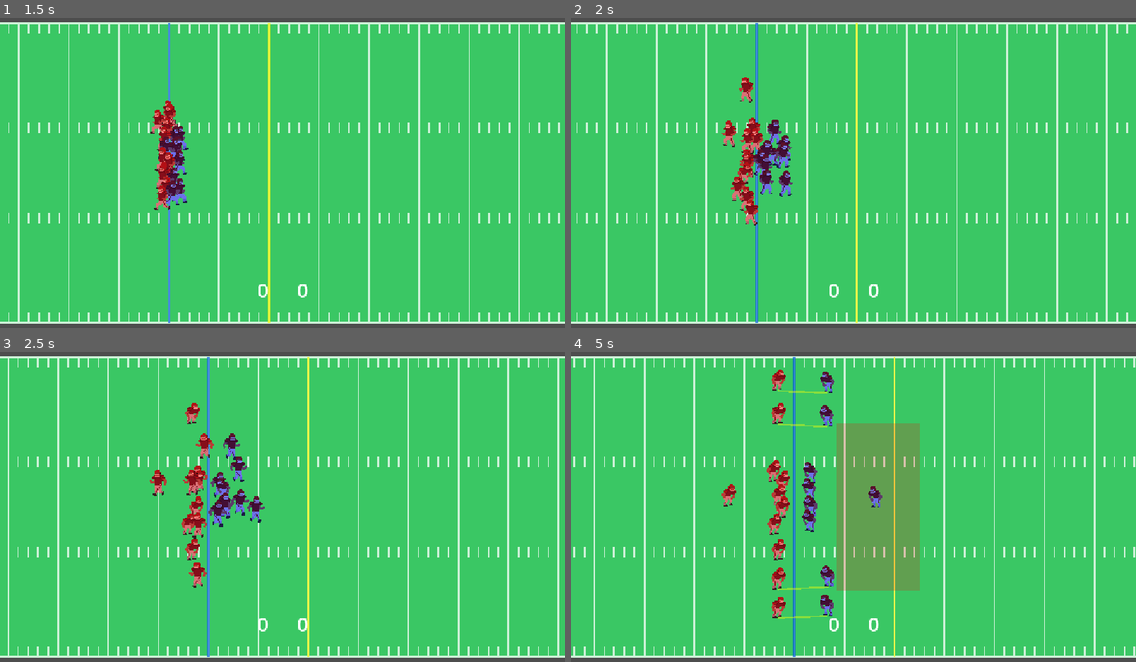
Above: before the commit, frames 1-4 (two rows, left to right).
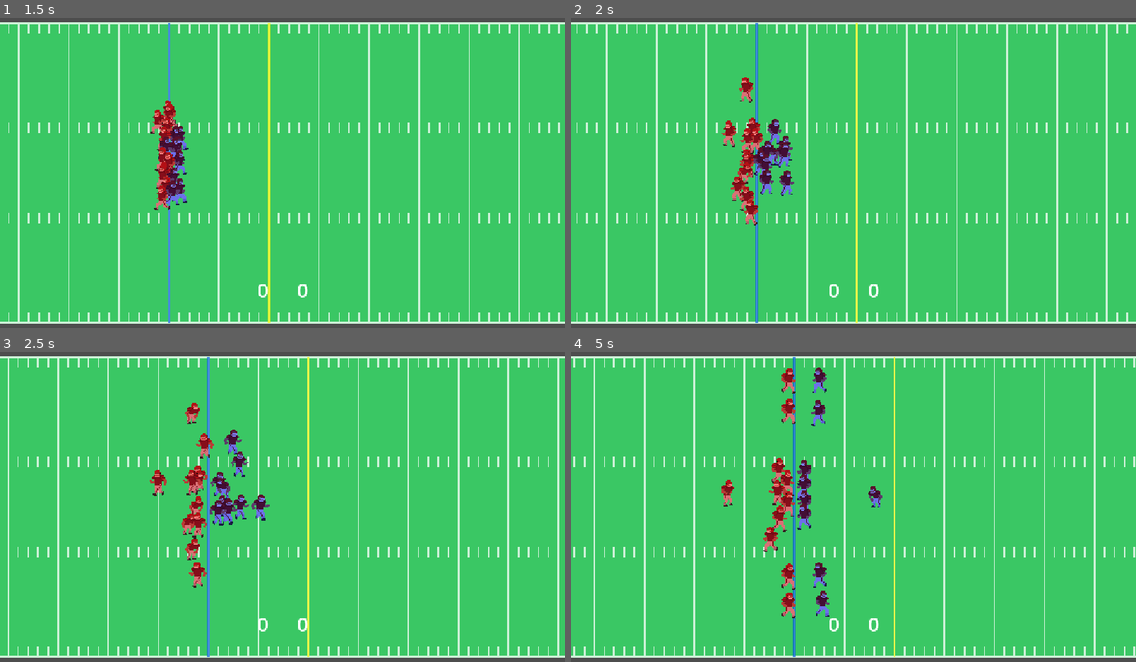
Above: after the commit, the same moments.

Repository: Snares01/Real-Deal-Football
Game: Godot game, scene res://game/game.tscn
The game is run twice, just before and just after one commit, with the same random seed, the same clock (stepped at 60 frames per second) and the same inputs.
Inputs (mouse positions are in pixels of both pictures, inside the frame that each line leads up to):
- Up to frame 1 (1.5 s): tap Enter at 0.5 s; move the mouse to (406, 157) at 0.52 s; click (406, 157) at 0.6 s; move the mouse to (169, 188) at 1.27 s; click (169, 188) at 1.35 s
- Up to frame 2 (2 s): no input
- Up to frame 3 (2.5 s): move the mouse to (339, 435) at 2.02 s; click (339, 435) at 2.1 s
- Up to frame 4 (5 s): move the mouse to (825, 569) at 2.77 s; click (825, 569) at 2.85 s; move the mouse to (1023, 553) at 3.52 s; click (1023, 553) at 3.6 s; move the mouse to (684, 460) at 4.27 s; click (684, 460) at 4.35 s

Frame 1 is identical in both runs. In frame 2, 0.2% of the frame differs, in the area x 32-40%, y 32-58%; in frame 3, 0.8%; in frame 4, 11%, in the area x 26-62%, y 5-87%.

Commit message:
Work on StatePassingCPU

Diff:
--- a/godot/game/game.tscn
+++ b/godot/game/game.tscn
@@ -29,8 +29,9 @@
 anger = null
 metadata/_custom_type_script = "uid://8qqjp42k3gie"
 
-[sub_resource type="Resource" id="Resource_ln7ps"]
+[sub_resource type="Resource" id="Resource_58yx1"]
 script = ExtResource("3_41m6p")
+cpu = false
 role = 0
 line_up = Vector2(-80, 0)
 metadata/_custom_type_script = "uid://30brrhhy36yt"
@@ -43,7 +44,7 @@
 
 [sub_resource type="Resource" id="Resource_3vho3"]
 script = ExtResource("3_a74io")
-route = Array[Vector2]([Vector2(200, 0)])
+route = Array[Vector2]([Vector2(400, 0)])
 role = 1
 line_up = Vector2(-20, 100)
 metadata/_custom_type_script = "uid://dnumofps04vgw"
@@ -64,7 +65,7 @@
 
 [sub_resource type="Resource" id="Resource_5e03w"]
 script = ExtResource("3_a74io")
-route = Array[Vector2]([Vector2(-50, -50), Vector2(-50, -200)])
+route = Array[Vector2]([Vector2(-50, -50), Vector2(-50, -200), Vector2(-50, -180)])
 role = 1
 line_up = Vector2(-20, 65)
 metadata/_custom_type_script = "uid://dnumofps04vgw"
@@ -101,7 +102,7 @@
 
 [sub_resource type="Resource" id="Resource_p4quc"]
 script = ExtResource("4_vswil")
-play = Array[ExtResource("2_j8tme")]([SubResource("Resource_ln7ps"), SubResource("Resource_xqpkt"), SubRe …(274 unchanged characters)…
+play = Array[ExtResource("2_j8tme")]([SubResource("Resource_58yx1"), SubResource("Resource_xqpkt"), SubRe …(274 unchanged characters)…
 
 [sub_resource type="Resource" id="Resource_qf6n1"]
 script = ExtResource("6_j8tme")
@@ -152,12 +153,23 @@
 script = ExtResource("4_vswil")
 play = Array[ExtResource("2_j8tme")]([SubResource("Resource_qf6n1"), SubResource("Resource_vsp63"), SubResource("Resour …(198 unchanged characters)…
 
+[sub_resource type="Resource" id="Resource_ln7ps"]
+script = ExtResource("3_41m6p")
+cpu = true
+role = 0
+line_up = Vector2(-80, 0)
+metadata/_custom_type_script = "uid://30brrhhy36yt"
+
+[sub_resource type="Resource" id="Resource_leid8"]
+script = ExtResource("4_vswil")
+play = Array[ExtResource("2_j8tme")]([SubResource("Resource_ln7ps"), SubResource("Resource_xqpkt"), SubResource("Resource_3vho3"), SubResource("Resource_j8tme"), SubResource("Resource_b686c"), SubResource("Resource_5e03w"), SubResource("Resource_hb504"), SubResource("Resource_ee6o4"), SubResource("Resource_4cobl"), SubResource("Resource_dxwpq"), SubResource("Resource_mhvfb")])
+
 [node name="Game" type="Node2D"]
 script = ExtResource("1_qt8sl")
 stats = SubResource("Resource_pxxsx")
 home_offense_call = SubResource("Resource_p4quc")
 home_defense_call = SubResource("Resource_khtqv")
-away_offense_call = SubResource("Resource_p4quc")
+away_offense_call = SubResource("Resource_leid8")
 away_defense_call = SubResource("Resource_khtqv")
 
 [node name="PlayerManager" type="Node2D" parent="."]
--- a/godot/player/player.gd
+++ b/godot/player/player.gd
@@ -47,7 +47,10 @@
 func _process(delta: float) -> void:
 	position += velocity * delta
 	if _current_state == null:
-		print("player.gd: CURRENT STATE NOT FOUND prev state: " + _previous_state.get_script().get_global_name())
+		print("player.gd: CURRENT STATE NOT FOUND")
+		$Debug.text = "ERROR"
+		if is_instance_valid(_previous_state):
+			print("prev state: " + _previous_state.get_script().get_global_name())
 		return
 	# Push away from close players
 	if not (_current_state is StateSet or _current_state is StateTackled):
@@ -103,8 +106,8 @@
 		if animator.current_animation_length == prev_length:
 			animator.seek(prev_pos)
 
-	if not _current_state:
-		print("player.gd: set_state went wrong. horribly wrong")
+	if not is_instance_valid(_current_state):
+		print("player.gd: set_state went wrong")
 		continue_previous_state()
 
 
@@ -112,7 +115,9 @@
 	if _previous_state:
 		set_state(_previous_state)
 	else:
-		print("player.gd: previous state not found. current_state: " + _current_state.get_script().get_global_name())
+		print("player.gd: previous state not found.")
+		if is_instance_valid(_current_state):
+			print("current state: " + _current_state.get_script().get_global_name())
 		set_state(StateStanding.new())
 
 
@@ -184,6 +189,50 @@
 		zone = Rect2(0, 0, 0, 0)
 		set_man(null)
 
+# Get distance travelled in given time (assuming acceleration)
+func calculate_distance(time: float) -> float:
+	var distance := 0.0
+	var current_speed := velocity.length()
+	var time_left := time
+
+	# At full sprint
+	if is_equal_approx(current_speed, stats.sprint_speed):
+		return current_speed * time
+	# Above run speed
+	elif current_speed >= stats.run_speed:
+		var t_to_sprint_speed := (stats.sprint_speed - current_speed) / stats.sprint_accel
+
+		if time_left <= t_to_sprint_speed:
+			# Won't reach sprint speed
+			distance = (current_speed * time_left) + (0.5 * stats.sprint_accel * time_left * time_left)
+		else:
+			# Will reach sprint speed
+			distance = (current_speed * time_left) + (0.5 * stats.sprint_accel * t_to_sprint_speed * t_to_sprint_speed)
+			time_left -= t_to_sprint_speed
+			distance += stats.sprint_speed * time_left
+	# Below run speed
+	else:
+		var t_to_run_speed := (stats.run_speed - current_speed) / stats.run_accel
+
+		if time_left <= t_to_run_speed:
+			# Won't reach run speed
+			distance = (current_speed * time_left) + (0.5 * stats.run_accel * time_left * time_left)
+		else:
+			# Will reach run speed
+			distance = (current_speed * time_left) + (0.5 * stats.run_accel * t_to_run_speed * t_to_run_speed)
+			time_left -= t_to_run_speed
+			# Check if we will reach sprint speed
+			var t_to_sprint_speed := (stats.sprint_speed - current_speed) / stats.sprint_accel
+			if time_left <= t_to_sprint_speed:
+				# Won't reach sprint speed
+				distance += (current_speed * time_left) + (0.5 * stats.sprint_accel * time_left * time_left)
+			else:
+				# Will reach sprint speed
+				distance += (current_speed * time_left) + (0.5 * stats.sprint_accel * t_to_sprint_speed * t_to_sprint_speed)
+				time_left -= t_to_sprint_speed
+				distance += stats.sprint_speed * time_left
+	return distance
+
 # Returns position to run towards to inercept target's path
 # Returns target's position if we can't get there
 func get_player_interception_pos(target: Player) -> Vector2:
@@ -209,7 +258,6 @@
 	# get position target will be in
 	var output := target_pos + (target_vel.normalized() * stats.sprint_speed * intercept_time)
 	return output
-
 
 # Get time to intercept other player, assuming both players are at max speed (bc fuck math)
 # Returns -1.0 if player can't be reached
--- a/godot/player/player_stats.gd
+++ b/godot/player/player_stats.gd
@@ -19,7 +19,8 @@
 			stats.run_accel = 90.0
 			stats.sprint_accel = 45.0
 		Role.DB:
-			stats.sprint_speed = 50.0 # 80
+			stats.sprint_speed = 60.0 # 80
+			stats.sprint_accel = 20.0
 			stats.reaction_time = randf_range(0.3, 1.0)
 			stats.predict_dist = randf_range(0.0, 3.0)
 		Role.DT, Role.DE:
--- a/godot/player/states/state_chasing.gd
+++ b/godot/player/states/state_chasing.gd
@@ -21,7 +21,7 @@
 var man: Player
 
 func _init() -> void:
-	target_reached_margin = 12.0
+	target_reached_margin = 21.0
 	super._init()
 
 
@@ -38,8 +38,8 @@
 	if man == null:
 		end_state()
 	else:
-		#target_pos = player.get_player_interception_pos(man)
-		target_pos = player.get_interception_pos(man.position, predict_velocity)
+		target_pos = player.get_player_interception_pos(man)
+		#target_pos = player.get_interception_pos(man.position, predict_velocity)
 		# Update prediction_direction
 		react_time_left -= delta
 		if react_time_left < 0.0:
--- /dev/null
+++ b/godot/player/states/state_passing_cpu.gd
@@ -0,0 +1,96 @@
+extends StatePassing
+class_name StatePassingCPU
+
+var throw_input := Vector2.RIGHT
+var target: Player
+
+var is_throw_advised := false
+var throw_wait := randf_range(1.0, 4.0)
+
+func _ready() -> void:
+	super._ready()
+	_find_target()
+
+func _process(delta: float) -> void:
+	if is_instance_valid(target):
+		throw_arc.update_throw(throw_input)
+		var travel_dist := target.calculate_distance(throw_arc.air_time)
+		var target_lead := Vector2.ZERO # How far in front of player to throw
+		# lead target along route
+		if target.get_state() is StateRunning:
+			# Project position based on route being ran
+			var target_pos := (target.get_state() as StateRunning).target_pos
+			var dist_to_end := target.position.distance_to(target_pos)
+			if dist_to_end >= travel_dist:
+				# Won't change direction mid-run
+				is_throw_advised = true
+				target_lead += target.position.direction_to(target_pos) * travel_dist
+				# reduce lead the more target_pos is in a different direction
+				var ang_diff := (target.velocity.normalized()
+					.dot(target.position.direction_to(target_pos)) + 1.0) / 2.0
+				#target_lead *= ang_diff
+			else:
+				# Will change direction / reach end of route mid-run
+				is_throw_advised = true
+				target_lead += target.position.direction_to(target_pos) * dist_to_end
+				travel_dist -= dist_to_end
+				if target.get_state().next is StateRunning:
+					is_throw_advised = false
+					var new_target_pos := (target.get_state().next as StateRunning).target_pos
+					target_lead += target_pos.direction_to(new_target_pos) * travel_dist
+					# reduce lead the more target_pos is in a different direction
+					#var ang_diff := (target.position.direction_to(target_pos)
+					#	.dot(target_pos.direction_to(new_target_pos)) + 1.0) / 2.0
+					target_pos = new_target_pos
+
+			# TODO: add to target_lead if target's x-pos isn't far from own
+			var ang_diff: float
+			if player.on_home_team:
+				ang_diff = target.position.direction_to(target_pos).dot(Vector2.RIGHT)
+			else:
+				ang_diff = target.position.direction_to(target_pos).dot(Vector2.LEFT)
+			# Add target lead if target if running away
+			if ang_diff > 0.8:
+				if (target.position.x < Globals.scrimmage*Field.Y) == (player.position.x < Globals.scrimmage*Field.Y):
+					# more lead if target is behind line of scrimmage
+					#print("S")
+					target_lead *= 1.25
+				else:
+					#print("A")
+					target_lead *= 0.8
+			elif ang_diff > 0.0:
+				#print("B")
+				target_lead *= 0.7
+			elif ang_diff > -0.66:
+				#print("C")
+				target_lead *= 0.6
+			else:
+				#print("D")
+				target_lead *= 0.5
+			# Add lead for greater distance
+			#print(player.position.distance_to(target.position) * 0.001)
+			#target_lead *= 1.0 + (player.position.distance_to(target.position) * 0.001)
+
+		if is_throw_advised:
+			# TODO: figure out if throw is advised
+			pass
+
+		var proj_pos: Vector2 = (target.position - player.position) + target_lead
+		#proj_pos *= 1.25
+		throw_input += throw_arc.catch_pos.direction_to(proj_pos) * delta * max(throw_arc.catch_pos.distance_to(proj_pos), 1.0)
+		# throw
+		throw_wait -= delta
+		if throw_wait < 0.0:
+			if is_throw_advised:
+				player.manager.create_ball(player.position, throw_input)
+				end_state()
+			else:
+				_find_target()
+				throw_wait = randf_range(1.0, 2.0)
+
+
+func _find_target() -> void:
+	# TODO: Choose best target
+	var receivers := manager.graph.get_role_players(Player.Role.WR, player.on_home_team)
+	if not receivers.is_empty():
+		target = receivers[randi_range(0, receivers.size() - 1)]
--- a/godot/player/tasks/task_pass.gd
+++ b/godot/player/tasks/task_pass.gd
@@ -1,6 +1,9 @@
 extends Task
 class_name TaskPass
 
+@export var cpu := false
 
 func get_state() -> State:
+	if cpu:
+		return StatePassingCPU.new()
 	return StatePassing.new()
--- a/godot/throw_arc.gd
+++ b/godot/throw_arc.gd
@@ -2,6 +2,8 @@
 class_name ThrowArc
 
 var throw_swipe := Vector2.ZERO
+var catch_pos := Vector2.ZERO # Where the ball is projected to land
+var air_time := 0.0
 var player: Player
 
 func update_throw(swipe: Vector2) -> void:
@@ -21,5 +23,10 @@
 	var vec2_points: Array[Vector2] = []
 	for pos in vec3_points:
 		vec2_points.append(Vector2(pos.x, pos.y - pos.z))
+	if vec2_points.size() > 10:
+		catch_pos = vec2_points[vec2_points.size() - 3]
+	else:
+		catch_pos = vec2_points.back()
+	air_time = vec2_points.size() * Ball.THROW_ARC_TICKRATE
 
 	draw_polyline(vec2_points, Color(0.1, 0.1, 1.0, 0.8), 1.1)
Not shown: 1 places in godot/game/game.tscn that only renumber resources
Not shown, added: godot/player/states/state_passing_cpu.gd.uid
